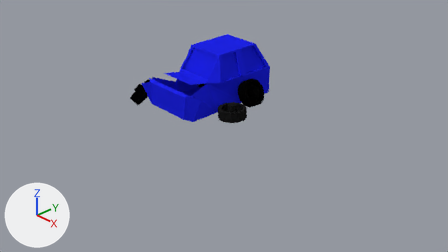
What one commit did to the Blender file Blender/broken down car.blend.
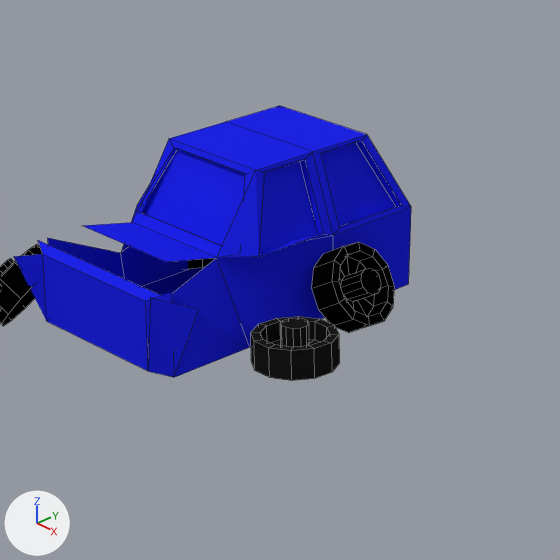
Old and new are each drawn from the file's camera 'Camera' and again close up on the part from 31% to 71% of the width and 0% to 72% of the height. The lights are fixed; the arrows at lower left show +X, +Y and +Z. The close-ups show mesh edges as thin lines.

Before the edit, the objects in view are built like this:
```python
me_cube = bpy.data.meshes.new('Cube')
me_cube.from_pydata(...)  # 84 vertices, 77 faces; spans x -1.08..1.27, y -2.19..1.0, z -1.0..2.83
me_cube.materials.append(mat_car)  # blue #1e23e7
me_cylinder = bpy.data.meshes.new('Cylinder')
me_cylinder.from_pydata(...)  # 72 vertices, 62 faces; spans x -1.0..1.0, y -1.0..1.0, z -1.0..1.68
me_cylinder.materials.append(mat_material)  # black #050505
me_cylinder_002 = bpy.data.meshes.new('Cylinder.002')
me_cylinder_002.from_pydata(...)  # 72 vertices, 62 faces; spans x -1.0..1.0, y -1.0..1.0, z -1.0..1.68
me_cylinder_002.materials.append(mat_material_002)  # black #030303
ob_cube = bpy.data.objects.new('Cube', me_cube)
ob_cube.location = (0.0, 0.0, 0.819)
ob_cube.scale = (0.516, 0.621, 0.237)
ob_cylinder = bpy.data.objects.new('Cylinder', me_cylinder)
ob_cylinder.location = (0.677, 0.0, 0.798)
ob_cylinder.rotation_euler = (-0.556, 0.935, -0.566)  # degrees (-32, 54, -32)
ob_cylinder.scale = (0.233, 0.233, 0.0831)
ob_cylinder_002 = bpy.data.objects.new('Cylinder.002', me_cylinder_002)
ob_cylinder_002.location = (-0.699, -1.228, 0.74)
ob_cylinder_002.rotation_euler = (0.628, -0.7, -0.427)  # degrees (36, -40, -24)
ob_cylinder_002.scale = (0.233, 0.233, 0.0831)
# also in view: 'Cylinder.001' at (0.81, -0.56, 0.69)
```
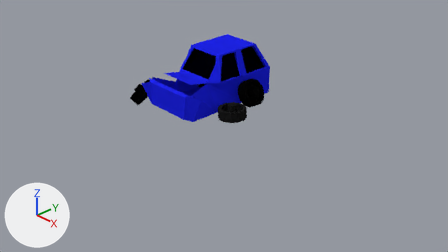
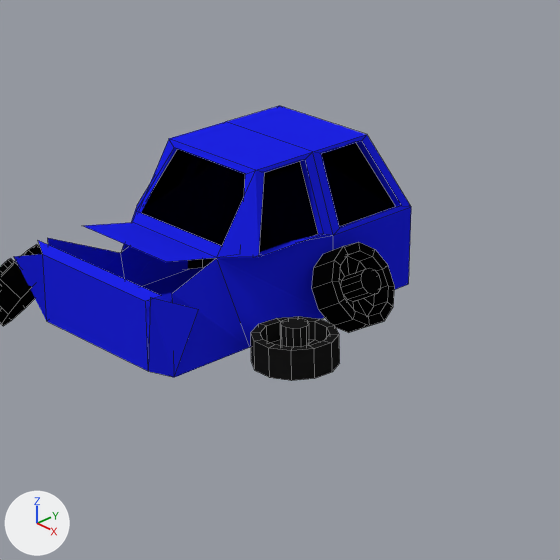
The newer file is also turned or shifted as a whole; pictures and numbers use the older file's frame.

The change, as a list of edits to the scene's bpy script:
```text
Add mat_glass:
    mat_glass = bpy.data.materials.new('Glass')
    mat_glass.use_nodes = True; mat_glass.node_tree.nodes.clear()
    _N = mat_glass.node_tree.nodes; _L = mat_glass.node_tree.links
    n0 = _N.new('ShaderNodeOutputMaterial'); n0.name = 'Material Output'
    n1 = _N.new('ShaderNodeBsdfGlass'); n1.name = 'Glass BSDF'
    n1.distribution = 'BECKMANN'
    n1.inputs[0].default_value = (0.00845, 0.00722, 0.0111, 1.0)  # 'Color', black #17141b
    n1.inputs[1].default_value = 0.217  # 'Roughness'
    n1.inputs[2].default_value = 1.45  # 'IOR'
    _L.new(n1.outputs[0], n0.inputs[0])  # 'BSDF' to 'Surface'
Change me_cube:
    where me_cube.from_pydata(...)  # 84 vertices, 77 faces; spans x -1.08..1.27, y -2.19..1.0, z -1.0..2.83
    used by ob_cube; location = (0.0, 0.0, 0.819); scale = (0.516, 0.621, 0.237)
    me_cube part 1: 11 of the faces centred in x -0.73..0.75, y -0.8..0.83, z 1.23..2.29 switch from mat_car (blue #1e23e7) to mat_glass
```

What differs and where, as boxes [x1, y1, x2, y2] in the close-ups (560 x 560 px):
part 1 of me_cube, recoloured (blue to black): [141, 143, 395, 252] in both
